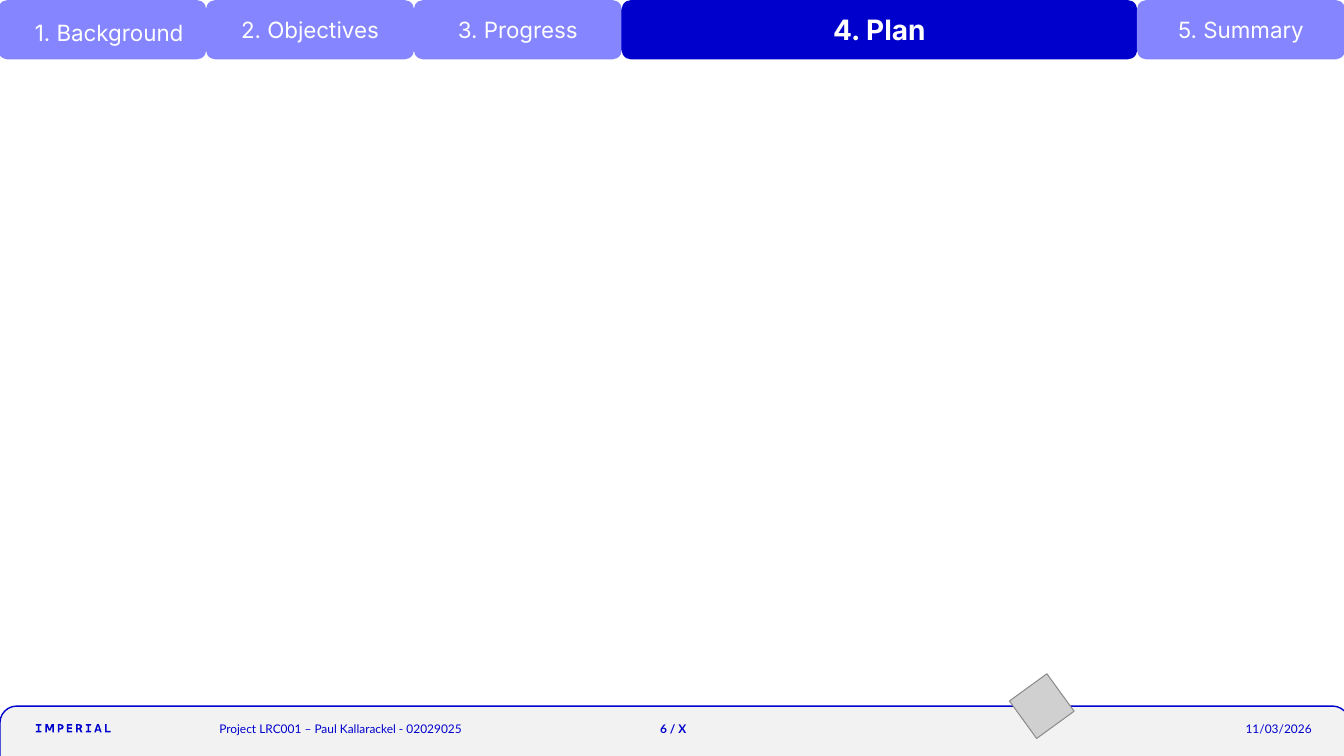
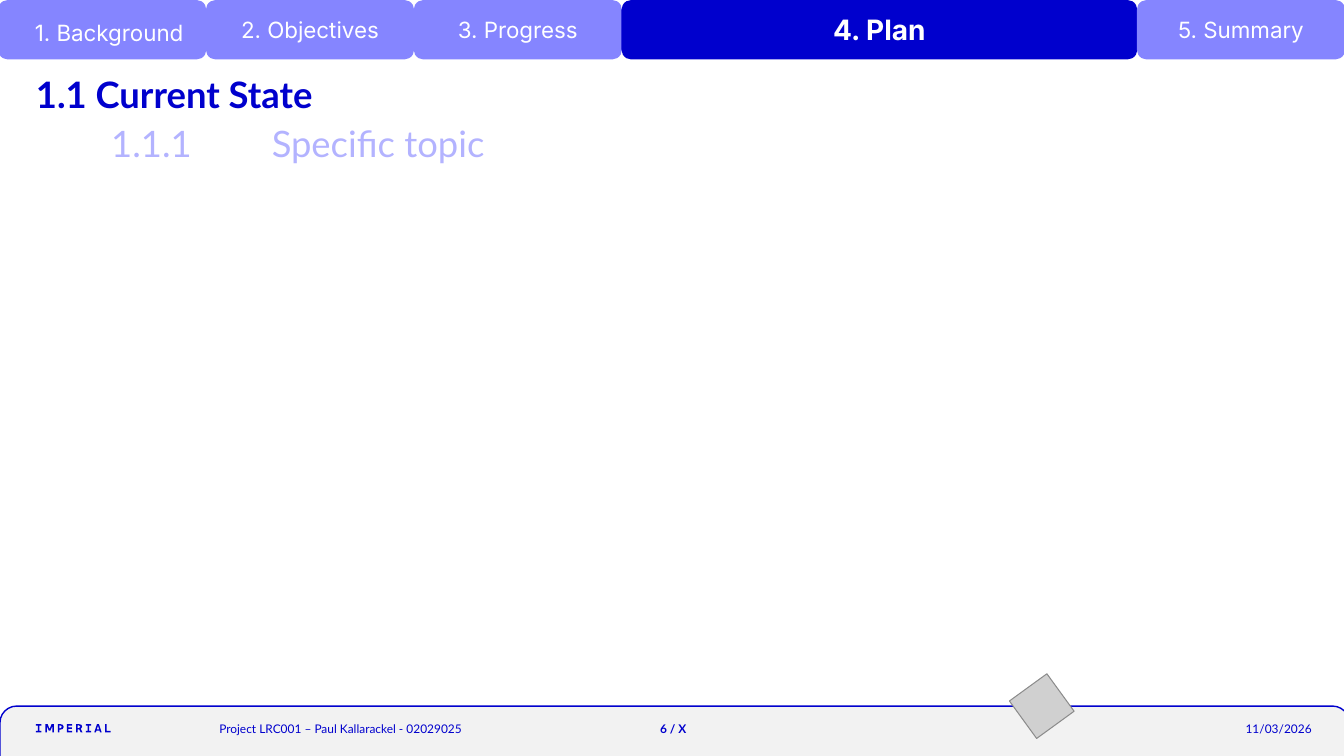
Before and after one commit to krackalackel02/FYP-Interim, a slide deck: slide 6 of Interim.pptm. Drawn at 1344x756 pixels with LibreOffice and Linux fonts; fonts in the diff are those of the drawing; grey boxes stand for pictures. Boxes give left, top, right and bottom in pixels: in the first picture for what was removed or moved away, otherwise in the second. Text is boxed around its words. In the diff, an @@ line names an element or a change of style, - is before the commit and + after.

```diff
--- a/Interim.pptm
+++ b/Interim.pptm
@@ title added at bbox=[36, 81, 313, 109], 26 pt, text #0000CD, bold @@
+1.1 Current State
@@ text added at bbox=[111, 130, 484, 163], 26 pt, text #B3B3FF @@
+1.1.1 Specific topic
```
Also in this commit, not shown: 5 other slides changed, 2 slides added, 3 other files.
